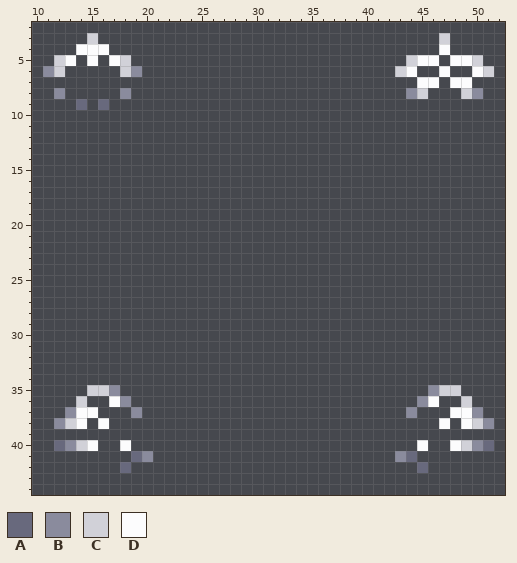
Edited in one commit: pixel-art sprite (Resources/Textures/Mobs/Customization/reptilian_parts.rsi/head_tiger.png). Above is the file before it was changed.
The file is 64x64 pixels. Shown: x 10..52, y 2..44.
Palette (. is transparent): A #68697d  B #8a8b9d  C #d1d1d8  D #fcfcfd
Pixels before, first column x 11:
 3 ....C...............................C....
 4 ...DDD..............................D....
 5 .CD.D.DC.........................CDD.DDC.
 6 BC.....CB.......................CD..D..DC
 7 ..................................DD.DD..
 8 .B.....B.........................BC...CB.
 9 ...A.A...................................
10 .........................................
11 .........................................
12 .........................................
13 .........................................
14 .........................................
15 .........................................
16 .........................................
17 .........................................
18 .........................................
19 .........................................
20 .........................................
21 .........................................
22 .........................................
23 .........................................
24 .........................................
25 .........................................
26 .........................................
27 .........................................
28 .........................................
29 .........................................
30 .........................................
31 .........................................
32 .........................................
33 .........................................
34 .........................................
35 ....CCB............................BCC...
36 ...C..DB..........................BD..C..
37 ..BDD...B........................B...DDB.
38 .BCD.D..............................D.DCB
39 .........................................
40 .ABCD..D..........................D..DCBA
41 ........AB......................BA.......
42 .......A..........................A......
And afterwards:
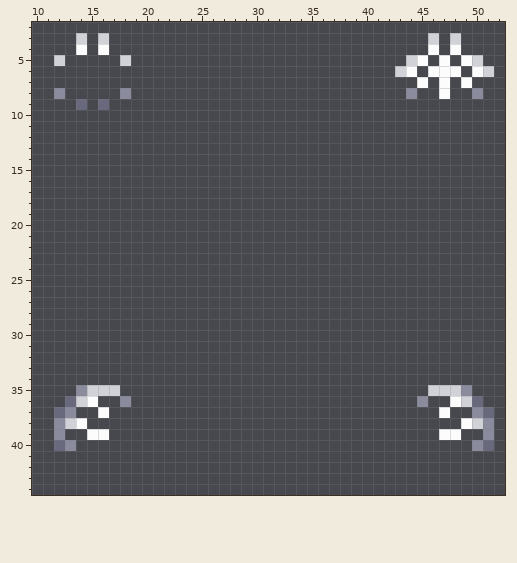
What changed:
y 3: x 14..16 .C. -> C.C; x 46..48 .C. -> C.C
y 4: x 15 D -> .; x 46..48 .D. -> D.D
y 5: x 13 D -> .; x 15 D -> .; x 17 D -> .; x 46..48 D.D -> .D.
y 6: x 11..12 BC -> ..; x 18..19 CB -> ..; x 46 . -> D; x 48 . -> D
y 7: x 46..48 D.D -> .D.
y 8: x 45 C -> .; x 47 . -> D; x 49 C -> .
y 35: x 14 . -> B; x 17 B -> C; x 46 B -> C; x 49 . -> B
y 36: x 13 . -> A; x 15 . -> D; x 17 D -> .; x 46 D -> .; x 48 . -> D; x 50 . -> A
y 37: x 12 . -> A; x 14..16 DD. -> ..D; x 19 B -> .; x 44 B -> .; x 47..49 .DD -> D..; x 51 . -> A
y 38: x 16 D -> .; x 47 D -> .
y 39: x 12 . -> B; x 15..16 .. -> DD; x 47..48 .. -> DD; x 51 . -> B
y 40: x 14..15 CD -> ..; x 18 D -> .; x 45 D -> .; x 48..49 DC -> ..
y 41: x 19..20 AB -> ..; x 43..44 BA -> ..
y 42: x 18 A -> .; x 45 A -> .
